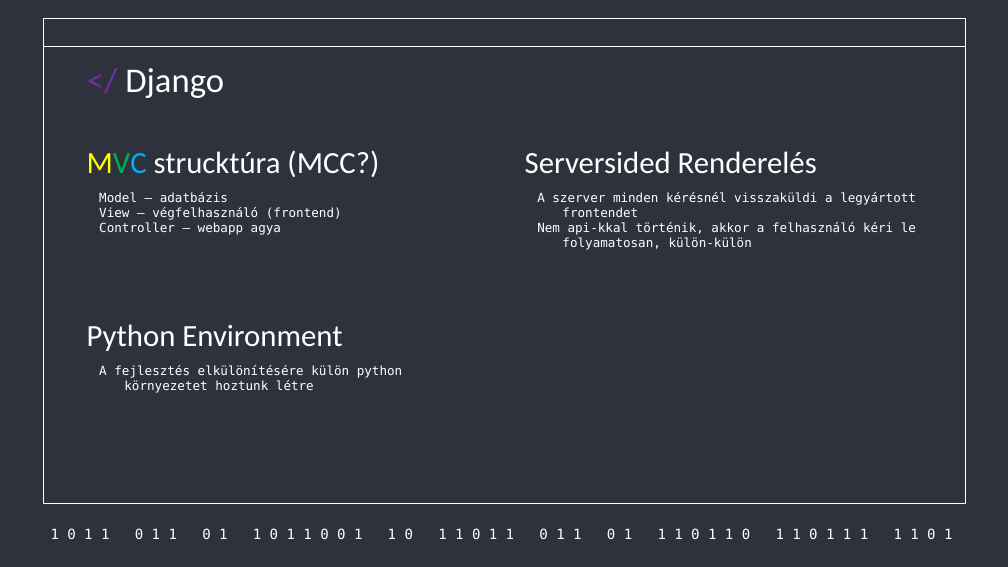
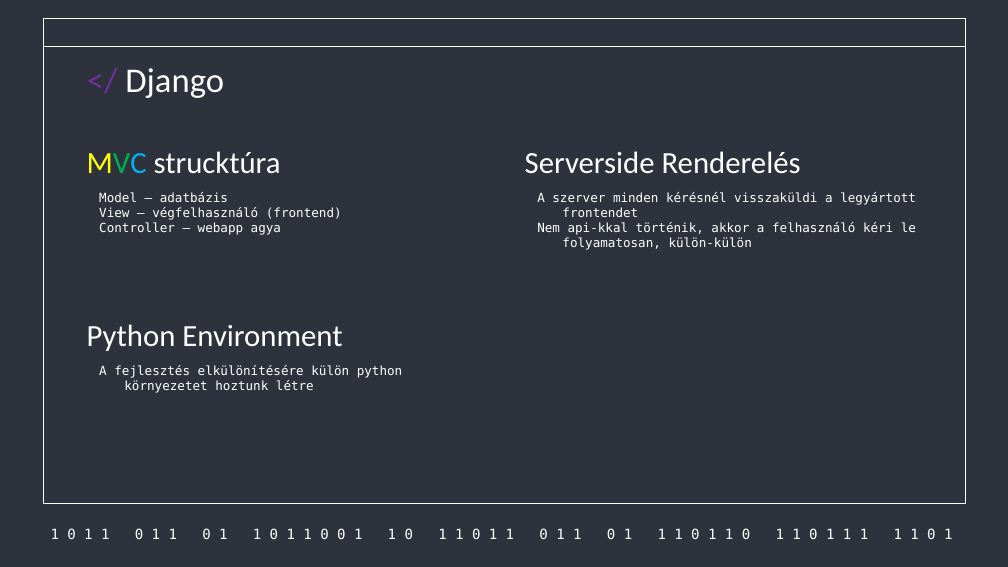
Before and after one commit to Acsilaa/dusza2024-25, a slide deck: slide 2 of Hell yeah ppt.pptx. Drawn at 1008x567 pixels with LibreOffice and Linux fonts; fonts in the diff are those of the drawing. Boxes give left, top, right and bottom in pixels: in the first picture for what was removed or moved away, otherwise in the second. Text is boxed around its words. In the diff, an @@ line names an element or a change of style, - is before the commit and + after.

```diff
--- a/Hell yeah ppt.pptx
+++ b/Hell yeah ppt.pptx
@@ title at [87, 151, 281, 174]: text changed @@
-MVC strucktúra (MCC?)
+MVC strucktúra
@@ title at [525, 151, 801, 174]: text changed @@
-Serversided Renderelés
+Serverside Renderelés
```
Also in this commit, not shown: 7 other slides changed, 1 slide added, 2 slides removed.
